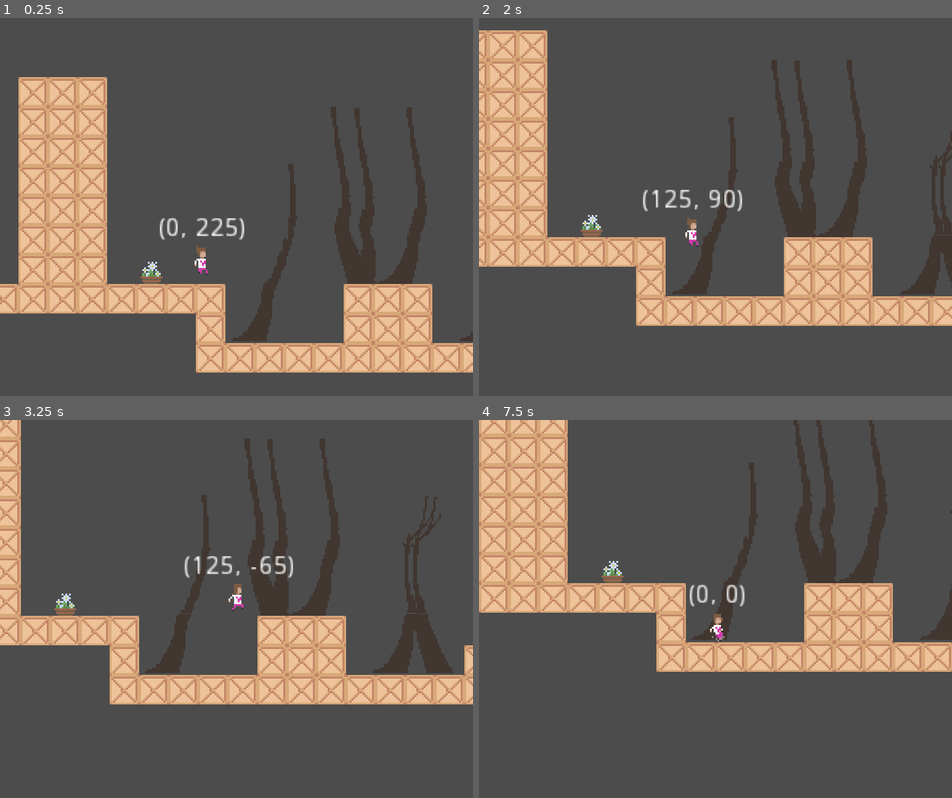
Above: before the commit, frames 1-4 (two rows, left to right).
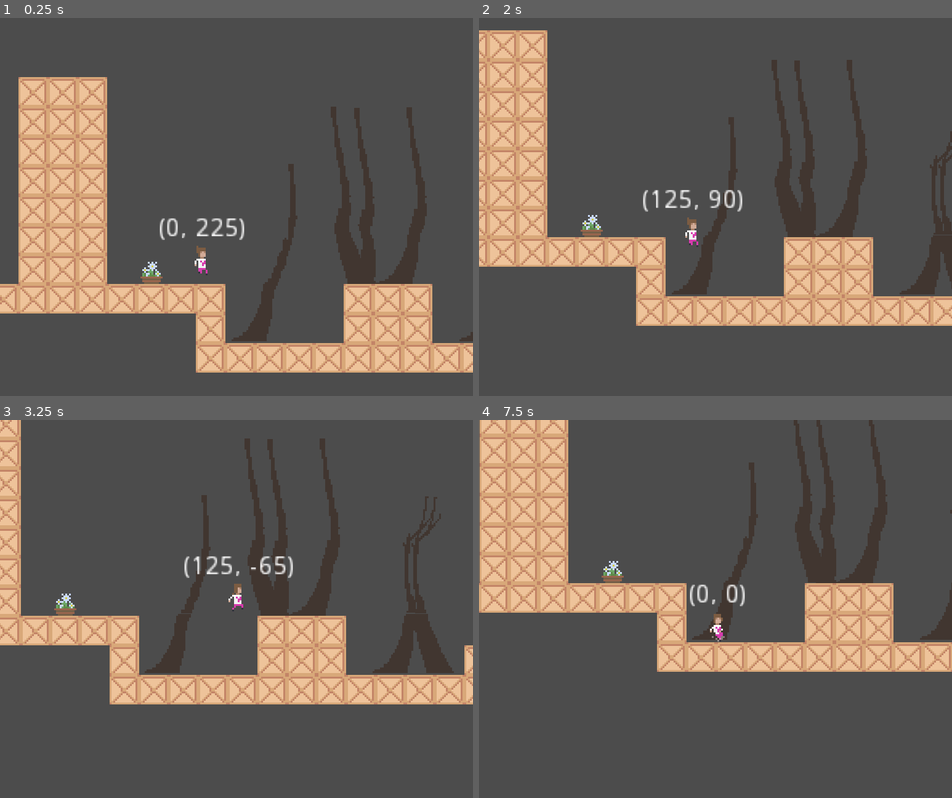
Above: after the commit, the same moments.

Repository: Pawel-9215/Zosia_game_001
Game: Godot game, scene res://Levels/LevelTemplate.tscn
The game is run twice, just before and just after one commit, with the same random seed, the same clock (stepped at 60 frames per second) and the same inputs.
Inputs:
- Up to frame 1 (0.25 s): no input
- Up to frame 2 (2 s): hold E (Action) 0.53-1.28 s; hold D (go_right) from 0.53 s (still down); tap Space (jump) at 0.77, 1.52 s; tap E (Action) at 1.35 s
- Up to frame 3 (3.25 s): release D (go_right) at 2.03 s; hold A (go_left) 2.03-2.78 s; hold E (Action) 2.03-2.78 s; hold D (go_right) from 2.78 s (still down); tap E (Action) at 2.85 s; tap Space (jump) at 3.02 s
- Up to frame 4 (7.5 s): hold E (Action) 3.53-4.28 s; tap Space (jump) at 3.77, 4.52, 6.02, 6.77 s; release D (go_right) at 4.28 s; hold A (go_left) 4.28-5.03 s; tap E (Action) at 4.35, 5.85, 7.35 s; hold D (go_right) 5.03-5.78 s; hold E (Action) 5.03-5.78 s; hold A (go_left) 5.78-7.28 s; hold E (Action) 6.53-7.28 s; hold D (go_right) from 7.28 s (still down)

The runs differ from the first frame. In frame 1, less than 0.1% of the frame differs, in the area x 34-52%, y 52-59%; in frame 2, 0.7%, in the area x 0-100%, y 3-82%; in frame 3, 0.1%; in frame 4, 0.3%.

Commit message:
optimizations

Diff:
--- a/project.godot
+++ b/project.godot
@@ -18,6 +18,10 @@
 config/name="Zosia Game 001"
 run/main_scene="res://Levels/LevelTemplate.tscn"
 config/icon="res://icon.png"
+
+[debug]
+
+settings/stdout/print_fps=true
 
 [display]
 
@@ -92,4 +96,16 @@
 [rendering]
 
 quality/driver/driver_name="GLES2"
+quality/driver/fallback_to_gles2=true
+quality/intended_usage/framebuffer_allocation=1
+quality/intended_usage/framebuffer_allocation.mobile=1
+quality/2d/use_pixel_snap=true
+threads/thread_model=2
+quality/directional_shadow/size=1024
+quality/shadow_atlas/size=1024
+quality/reflections/texture_array_reflections=false
+quality/reflections/high_quality_ggx=false
+quality/shading/force_vertex_shading=true
+quality/shading/force_vertex_shading.mobile=false
+quality/depth/hdr=false
 environment/default_environment="res://default_env.tres"
